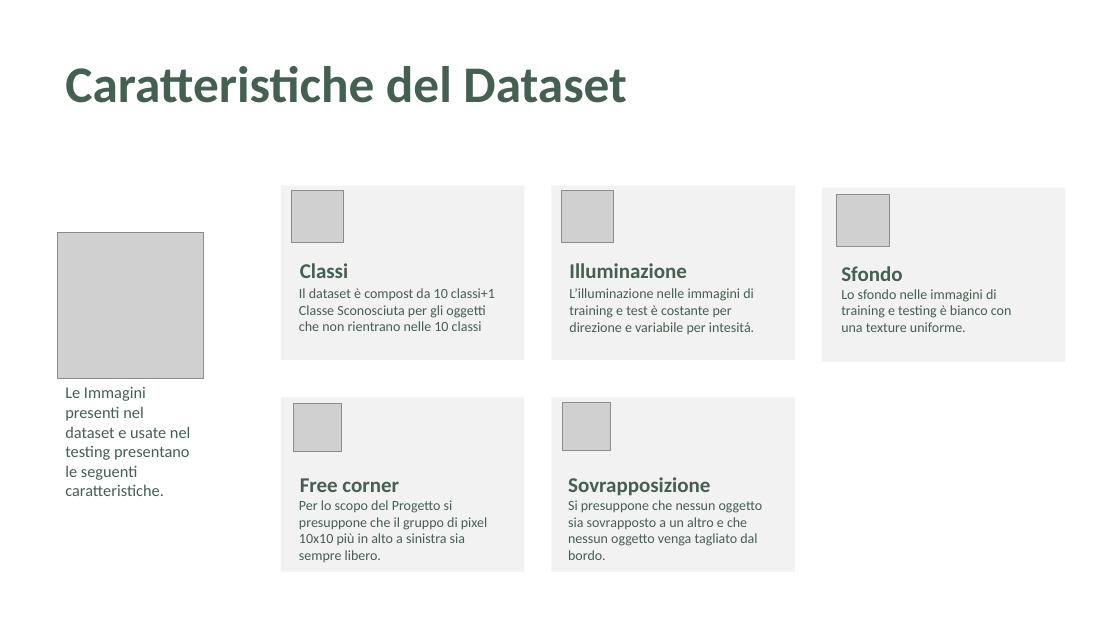
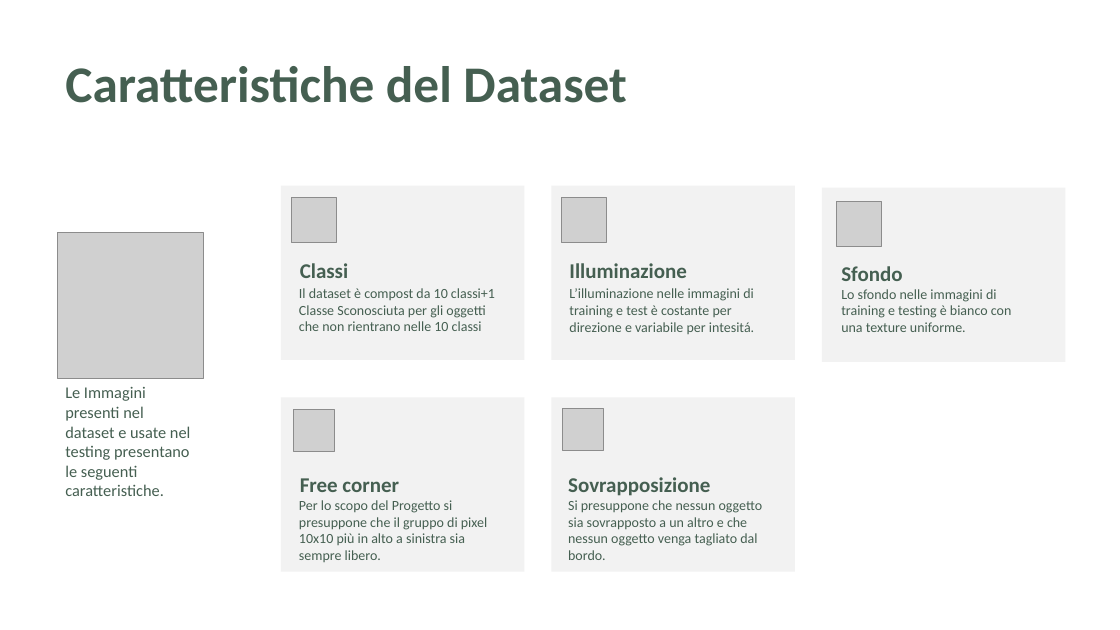
Before and after one commit to aleeteo/leaf_ID, a slide deck: slide 4 of presentazione/ProjectLeafWIP.pptx. Drawn at 1120x630 pixels with LibreOffice and Linux fonts; fonts in the diff are those of the drawing; grey boxes stand for pictures. Boxes give left, top, right and bottom in pixels: in the first picture for what was removed or moved away, otherwise in the second. Text is boxed around its words. In the diff, an @@ line names an element or a change of style, - is before the commit and + after.

```diff
--- a/presentazione/ProjectLeafWIP.pptx
+++ b/presentazione/ProjectLeafWIP.pptx
@@ picture: place and size @@
-picture at box(292, 191, 344, 243)
+picture at box(292, 197, 336, 242)
@@ picture: place and size @@
-picture at box(561, 191, 613, 243)
+picture at box(561, 197, 606, 242)
@@ picture: place and size @@
-picture at box(837, 194, 889, 246)
+picture at box(837, 202, 881, 246)
@@ picture: place and size @@
-picture at box(293, 403, 341, 451)
+picture at box(293, 410, 334, 451)
@@ picture: place and size @@
-picture at box(562, 402, 610, 450)
+picture at box(562, 409, 603, 450)
```
Also in this commit, not shown: 6 other slides changed.
